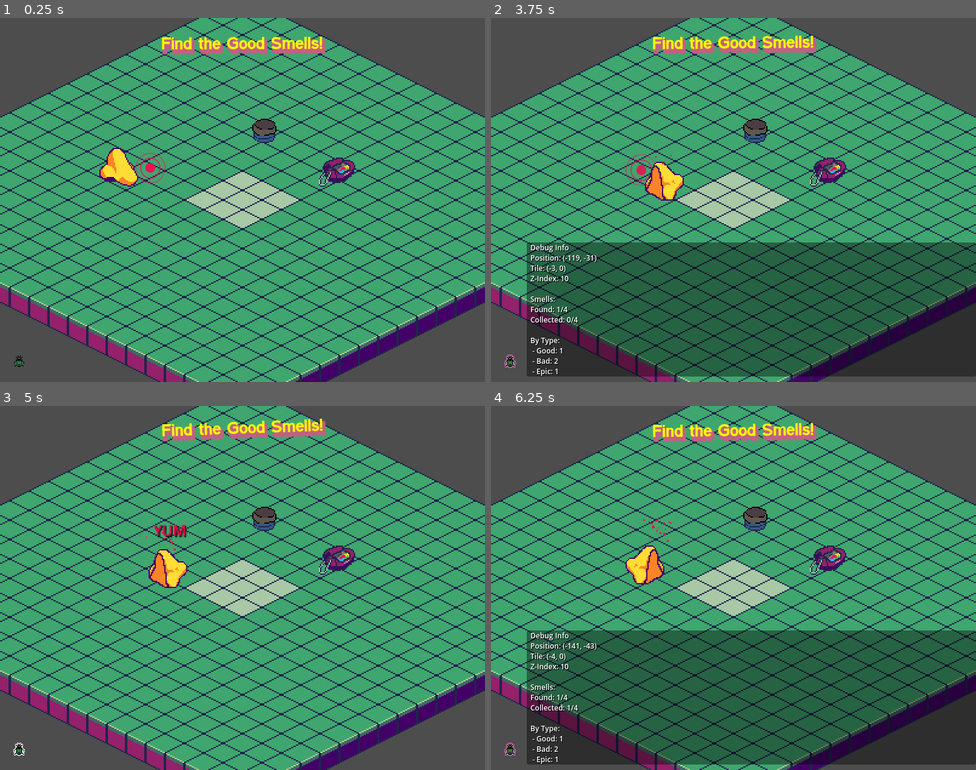
Above: before the commit, frames 1-4 (two rows, left to right).
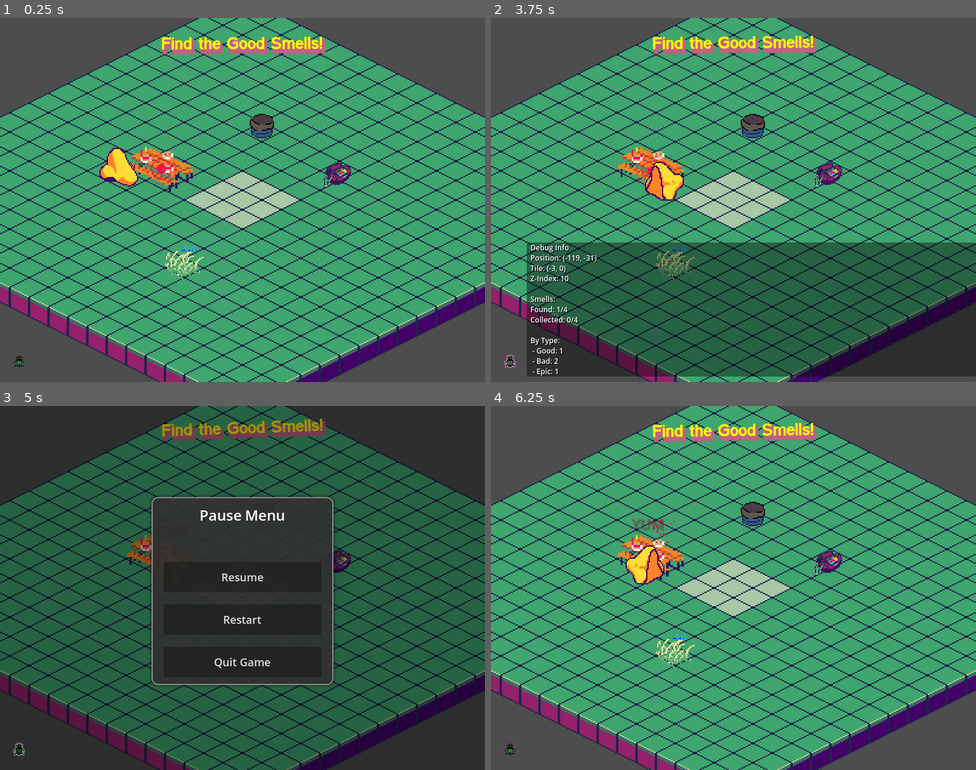
Above: after the commit, the same moments.

Repository: ArrHarper/good-smells-game
Game: Godot game, scene res://scenes/main/main.tscn
The game is run twice, just before and just after one commit, with the same random seed, the same clock (stepped at 60 frames per second) and the same inputs.
Inputs (mouse positions are in pixels of both pictures, inside the frame that each line leads up to):
- Up to frame 1 (0.25 s): no input
- Up to frame 2 (3.75 s): click (510, 360) at 0.5 s; hold Right (ui_right) 1.28-2.03 s; tap Space (smell) every 0.75 s from 1.35 to 3.6 s; hold Down (ui_down) 2.03-2.78 s; hold Right (ui_right) 2.78-3.53 s; hold Up (ui_up) from 3.53 s (still down)
- Up to frame 3 (5 s): release Up (ui_up) at 4.28 s; hold Left (ui_left) from 4.28 s (still down); tap Space (smell) at 4.35 s; tap Escape (ui_cancel) at 4.9 s
- Up to frame 4 (6.25 s): release Left (ui_left) at 5 s; click (733, 577) at 5 s, where only the run after the commit has a clickable "Resume"; hold Left (ui_left) from 5.78 s (still down); tap Space (smell) at 5.85 s

The runs differ from the first frame. In frame 1, 1.7% of the frame differs, in the area x 27-74%, y 26-72%; in frame 2, 1.4%; in frame 3, 100%, in the area x 0-100%, y 0-100%; in frame 4, 35%.

Commit message:
added pause menu and restart function

Diff:
--- /dev/null
+++ b/scenes/UI/EscapeMenu.gd
@@ -0,0 +1,110 @@
+extends Control
+
+# Import the Smell class for type checking
+const Smell = preload("res://scenes/smells/smell.gd")
+
+# Called when the node enters the scene tree for the first time
+func _ready():
+	# Hide the menu initially
+	visible = false
+
+	# Connect the resume button to the close_menu function
+	$Panel/VBoxContainer/ResumeButton.pressed.connect(close_menu)
+
+	# Connect the restart button to the restart_game function
+	$Panel/VBoxContainer/RestartButton.pressed.connect(restart_game)
+
+	# Connect the quit button to the quit_game function
+	$Panel/VBoxContainer/QuitButton.pressed.connect(quit_game)
+
+# Process input when the menu is visible
+func _input(event):
+	if visible and event.is_action_pressed("ui_cancel"):
+		close_menu()
+		get_viewport().set_input_as_handled()
+
+# Show the escape menu and pause the game
+func open_menu():
+	visible = true
+	get_tree().paused = true
+
+# Hide the escape menu and resume the game
+func close_menu():
+	visible = false
+	get_tree().paused = false
+
+# Restart the game by reloading the current scene
+func restart_game():
+	# Unpause before resetting
+	get_tree().paused = false
+
+	# Get the current scene
+	var current_scene = get_tree().current_scene
+	if current_scene:
+		# Find all smell objects in the scene
+		var smell_nodes = get_tree().get_nodes_in_group("smell")
+
+		if smell_nodes.size() > 0:
+			# Reset all smell objects
+			for smell in smell_nodes:
+				if smell is Smell:
+					# Reset detection and collection flags
+					smell.detected = false
+					smell.collected = false
+
+					# Show indicator if it exists and smell has in_range method
+					if smell.has_method("out_of_range"):
+						smell.out_of_range()
+
+					# If the smell object has a specific reset method, call it too
+					if smell.has_method("reset"):
+						smell.reset()
+
+			# Optionally show a message to inform the player
+			# Find the appropriate UI layer to add the notification to
+			var ui_layer = null
+			if current_scene.has_node("UI"):
+				ui_layer = current_scene.get_node("UI")
+			elif current_scene.has_node("CanvasLayer"):
+				ui_layer = current_scene.get_node("CanvasLayer")
+
+			if ui_layer:
+				# Create a temporary label to show a message
+				var temp_label = Label.new()
+				temp_label.text = "Smells have been reset! Start searching again."
+
+				# Set up proper centering
+				temp_label.horizontal_alignment = HORIZONTAL_ALIGNMENT_CENTER
+				temp_label.vertical_alignment = VERTICAL_ALIGNMENT_CENTER
+				temp_label.anchors_preset = Control.PRESET_CENTER
+
+				# Sizing and margins
+				temp_label.custom_minimum_size = Vector2(400, 80)
+				temp_label.position = Vector2(-200, -40) # Half the size to center it
+
+				# Styling
+				temp_label.add_theme_color_override("font_color", Color(1, 1, 0)) # Yellow text
+				temp_label.add_theme_font_size_override("font_size", 24)
+
+				# Add shadow
+				temp_label.add_theme_constant_override("shadow_offset_x", 2)
+				temp_label.add_theme_constant_override("shadow_offset_y", 2)
+				temp_label.add_theme_color_override("font_shadow_color", Color(0, 0, 0, 0.5))
+
+				# Add to the UI layer
+				ui_layer.add_child(temp_label)
+
+				# Remove after a few seconds
+				var timer = Timer.new()
+				timer.wait_time = 3.0
+				timer.one_shot = true
+				ui_layer.add_child(timer)
+				timer.timeout.connect(func():
+					temp_label.queue_free()
+					timer.queue_free()
+				)
+				timer.start()
+
+# Quit the game
+func quit_game():
+	get_tree().quit()
--- /dev/null
+++ b/scenes/UI/EscapeMenu.tscn
@@ -0,0 +1,96 @@
+[gd_scene load_steps=3 format=3]
+
+[ext_resource type="Script" path="res://scenes/UI/EscapeMenu.gd" id="1_c8e8j"]
+
+[sub_resource type="StyleBoxFlat" id="StyleBoxFlat_xrbcs"]
+bg_color = Color(0.196078, 0.196078, 0.196078, 0.9)
+border_width_left = 2
+border_width_top = 2
+border_width_right = 2
+border_width_bottom = 2
+border_color = Color(0.541176, 0.541176, 0.541176, 1)
+corner_radius_top_left = 10
+corner_radius_top_right = 10
+corner_radius_bottom_right = 10
+corner_radius_bottom_left = 10
+shadow_color = Color(0, 0, 0, 0.3)
+shadow_size = 5
+
+[node name="EscapeMenu" type="Control"]
+process_mode = 3
+layout_mode = 3
+anchors_preset = 15
+anchor_right = 1.0
+anchor_bottom = 1.0
+grow_horizontal = 2
+grow_vertical = 2
+script = ExtResource("1_c8e8j")
+
+[node name="ColorRect" type="ColorRect" parent="."]
+layout_mode = 1
+anchors_preset = 15
+anchor_right = 1.0
+anchor_bottom = 1.0
+grow_horizontal = 2
+grow_vertical = 2
+color = Color(0, 0, 0, 0.4)
+
+[node name="Panel" type="Panel" parent="."]
+layout_mode = 1
+anchors_preset = 8
+anchor_left = 0.5
+anchor_top = 0.5
+anchor_right = 0.5
+anchor_bottom = 0.5
+offset_left = -150.0
+offset_top = -150.0
+offset_right = 150.0
+offset_bottom = 160.0
+grow_horizontal = 2
+grow_vertical = 2
+theme_override_styles/panel = SubResource("StyleBoxFlat_xrbcs")
+
+[node name="VBoxContainer" type="VBoxContainer" parent="Panel"]
+layout_mode = 1
+anchors_preset = 15
+anchor_right = 1.0
+anchor_bottom = 1.0
+offset_left = 20.0
+offset_top = 20.0
+offset_right = -20.0
+offset_bottom = -20.0
+grow_horizontal = 2
+grow_vertical = 2
+theme_override_constants/separation = 20
+alignment = 1
+
+[node name="TitleLabel" type="Label" parent="Panel/VBoxContainer"]
+layout_mode = 2
+theme_override_font_sizes/font_size = 24
+text = "Pause Menu"
+horizontal_alignment = 1
+
+[node name="Spacer" type="Control" parent="Panel/VBoxContainer"]
+custom_minimum_size = Vector2(0, 20)
+layout_mode = 2
+
+[node name="ResumeButton" type="Button" parent="Panel/VBoxContainer"]
+custom_minimum_size = Vector2(0, 50)
+layout_mode = 2
+size_flags_horizontal = 3
+theme_override_font_sizes/font_size = 18
+text = "Resume"
+
+[node name="RestartButton" type="Button" parent="Panel/VBoxContainer"]
+custom_minimum_size = Vector2(0, 50)
+layout_mode = 2
+size_flags_horizontal = 3
+theme_override_font_sizes/font_size = 18
+text = "Restart"
+
+[node name="QuitButton" type="Button" parent="Panel/VBoxContainer"]
+custom_minimum_size = Vector2(0, 50)
+layout_mode = 2
+size_flags_horizontal = 3
+theme_override_font_sizes/font_size = 18
+text = "Quit Game"
--- a/scenes/UI/UI.tscn
+++ b/scenes/UI/UI.tscn
@@ -1,9 +1,10 @@
-[gd_scene load_steps=6 format=3 uid="uid://dhdghvh01i7hf"]
+[gd_scene load_steps=7 format=3 uid="uid://dhdghvh01i7hf"]
 
 [ext_resource type="Script" uid="uid://bvgh3fyb255jv" path="res://scenes/UI/mainUI.gd" id="1_pdh8v"]
 [ext_resource type="Texture2D" uid="uid://bef2upm3o83ar" path="res://assets/images/buggo.png" id="2_gl4co"]
 [ext_resource type="Texture2D" uid="uid://ds3lplud4scfc" path="res://assets/images/buggoActive.png" id="2_n6wm8"]
 [ext_resource type="Texture2D" uid="uid://buek3cr6n3l5u" path="res://assets/images/buggoHover.png" id="4_lj5up"]
+[ext_resource type="PackedScene" path="res://scenes/UI/EscapeMenu.tscn" id="5_j1i45"]
 
 [sub_resource type="StyleBoxFlat" id="StyleBoxFlat_xxj10"]
 bg_color = Color(0, 0, 0, 0.4)
@@ -55,3 +56,5 @@
 autowrap_mode = 0
 shortcut_keys_enabled = false
 deselect_on_focus_loss_enabled = false
+
+[node name="EscapeMenu" parent="." instance=ExtResource("5_j1i45")]
--- a/scenes/UI/mainUI.gd
+++ b/scenes/UI/mainUI.gd
@@ -23,6 +23,18 @@
 
 	# Enable process for updates
 	set_process(true)
+
+# Handle input events
+func _unhandled_input(event):
+	# Check for Escape key press to toggle menu
+	if event.is_action_pressed("ui_cancel"):
+		var escape_menu = get_node_or_null("EscapeMenu")
+		if escape_menu:
+			if escape_menu.visible:
+				escape_menu.close_menu()
+			else:
+				escape_menu.open_menu()
+		get_viewport().set_input_as_handled()
 
 func _process(delta):
 	# Update debug information
--- a/scenes/main/main.tscn
+++ b/scenes/main/main.tscn
@@ -8,8 +8,10 @@
 [ext_resource type="Texture2D" uid="uid://b31no3hoshypl" path="res://assets/images/trashcan.png" id="9_a8run"]
 [ext_resource type="Script" uid="uid://cgjy8m8js40ne" path="res://scenes/main/title.gd" id="9_m3u8n"]
 [ext_resource type="Texture2D" uid="uid://dkgqvkccdjn4q" path="res://assets/images/gymbag.png" id="10_ouso4"]
-[ext_resource type="Script" path="res://scripts/isometric_sorter.gd" id="10_sorter"]
+[ext_resource type="Script" uid="uid://c4sgqa6wqwmw5" path="res://scripts/isometric_sorter.gd" id="10_sorter"]
+[ext_resource type="Texture2D" uid="uid://bxucoxsvw7plu" path="res://assets/images/hotdogpicnictable.png" id="11_ouso4"]
 [ext_resource type="Script" uid="uid://cydmbfbpsasyb" path="res://scripts/game_scale.gd" id="11_scaler"]
+[ext_resource type="Texture2D" uid="uid://csy8a42wvmn2u" path="res://assets/images/dragonflygrass.png" id="12_blune"]
 
 [sub_resource type="LabelSettings" id="LabelSettings_ow5a4"]
 font = ExtResource("3_6q06x")
@@ -47,7 +49,7 @@
 
 [node name="GoodSmell1" parent="." instance=ExtResource("4_lfxvs")]
 z_index = 5
-position = Vector2(-76, -27)
+position = Vector2(-67, -26)
 smell_name = "Flowers"
 smell_type = "good"
 smell_message = "Mmm, fresh flowers!"
@@ -91,9 +93,19 @@
 y_sort_enabled = true
 
 [node name="GymbagSprite" type="Sprite2D" parent="MapObjects"]
-position = Vector2(78, -25)
+position = Vector2(78, -22)
+scale = Vector2(0.78125, 0.84375)
 texture = ExtResource("10_ouso4")
 
 [node name="TrashcanSprite" type="Sprite2D" parent="MapObjects"]
-position = Vector2(15, -61)
+position = Vector2(13, -65)
 texture = ExtResource("9_a8run")
+
+[node name="Sprite2D" type="Sprite2D" parent="MapObjects"]
+position = Vector2(-68, -24)
+scale = Vector2(1.79688, 1.60938)
+texture = ExtResource("11_ouso4")
+
+[node name="Sprite2D2" type="Sprite2D" parent="MapObjects"]
+position = Vector2(-48, 54)
+texture = ExtResource("12_blune")
--- a/scenes/smells/smell.gd
+++ b/scenes/smells/smell.gd
@@ -303,3 +303,16 @@
 
 		# Here we can add any additional logic needed when a smell is collected
 		# For example, update a score counter, play a sound, etc.
+
+# Reset the smell object's state
+func reset():
+	# Reset collection and detection flags
+	collected = false
+	detected = false
+
+	print("Smell reset: " + smell_name)
+
+	# If the indicator exists, ensure it can show again when player gets in range
+	if indicator_node:
+		indicator_node.modulate.a = 0
+		indicator_node.visible = true
--- a/scripts/game_scale.gd
+++ b/scripts/game_scale.gd
@@ -3,12 +3,22 @@
 # This script handles the game scaling and applies it to all relevant nodes
 # Now uses the consolidated ScaleHelper class
 
+# Tracking variable to prevent double-scaling on restart
+var has_scaled = false
+
 func _ready():
 	# Wait for one frame to ensure all nodes are ready
 	await get_tree().process_frame
 
-	# Apply scale to the game world
-	scale_game_elements()
+	# Connect to the ScaleHelper's scale_changed signal
+	var scale_helper = get_node_or_null("/root/ScaleHelper")
+	if scale_helper:
+		scale_helper.scale_changed.connect(_on_scale_changed)
+
+	# Apply scale to the game world if not already scaled
+	if not has_scaled:
+		scale_game_elements()
+		has_scaled = true
 
 	# Adjust positions of UI elements to account for scaling
 	adjust_ui_positions()
@@ -18,6 +28,10 @@
 
 	# Connect to the node added signal to scale any dynamically created objects
 	get_tree().node_added.connect(_on_node_added)
+
+# Handler for scale changes (called when restarting)
+func _on_scale_changed(new_scale):
+	has_scaled = false
 
 # We no longer need to run this every frame - remove _process
 # Instead we'll ensure textures are set correctly in the initial setup
--- a/scripts/globals/scale_helper.gd
+++ b/scripts/globals/scale_helper.gd
@@ -9,9 +9,17 @@
 # Signals for scale changes
 signal scale_changed(new_scale)
 
+# Default scale tracker
+var is_scaled_applied = false
+
 # Get the current scale factor
 static func get_scale_factor() -> float:
 	return SCALE_FACTOR
+
+# Reset scale state - called when restarting the level
+func reset_scale():
+	is_scaled_applied = false
+	emit_signal("scale_changed", SCALE_FACTOR)
 
 # Scale a single value
 static func scale_value(value: float) -> float:
Binary file added: assets/images/dragonflygrass.png
Not shown, added: assets/images/dragonflygrass.png.import
Binary file added: assets/images/hotdogpicnictable.png
Not shown, added: assets/images/hotdogpicnictable.png.import
Not shown, added: scenes/UI/EscapeMenu.gd.uid
Not shown: 1 places in scenes/main/main.tscn that only renumber resources
